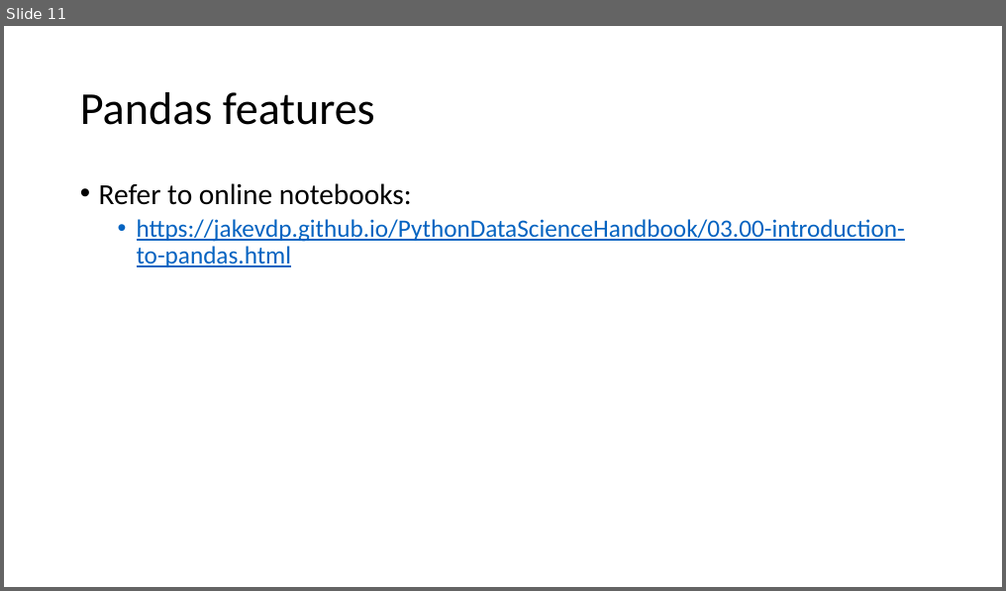
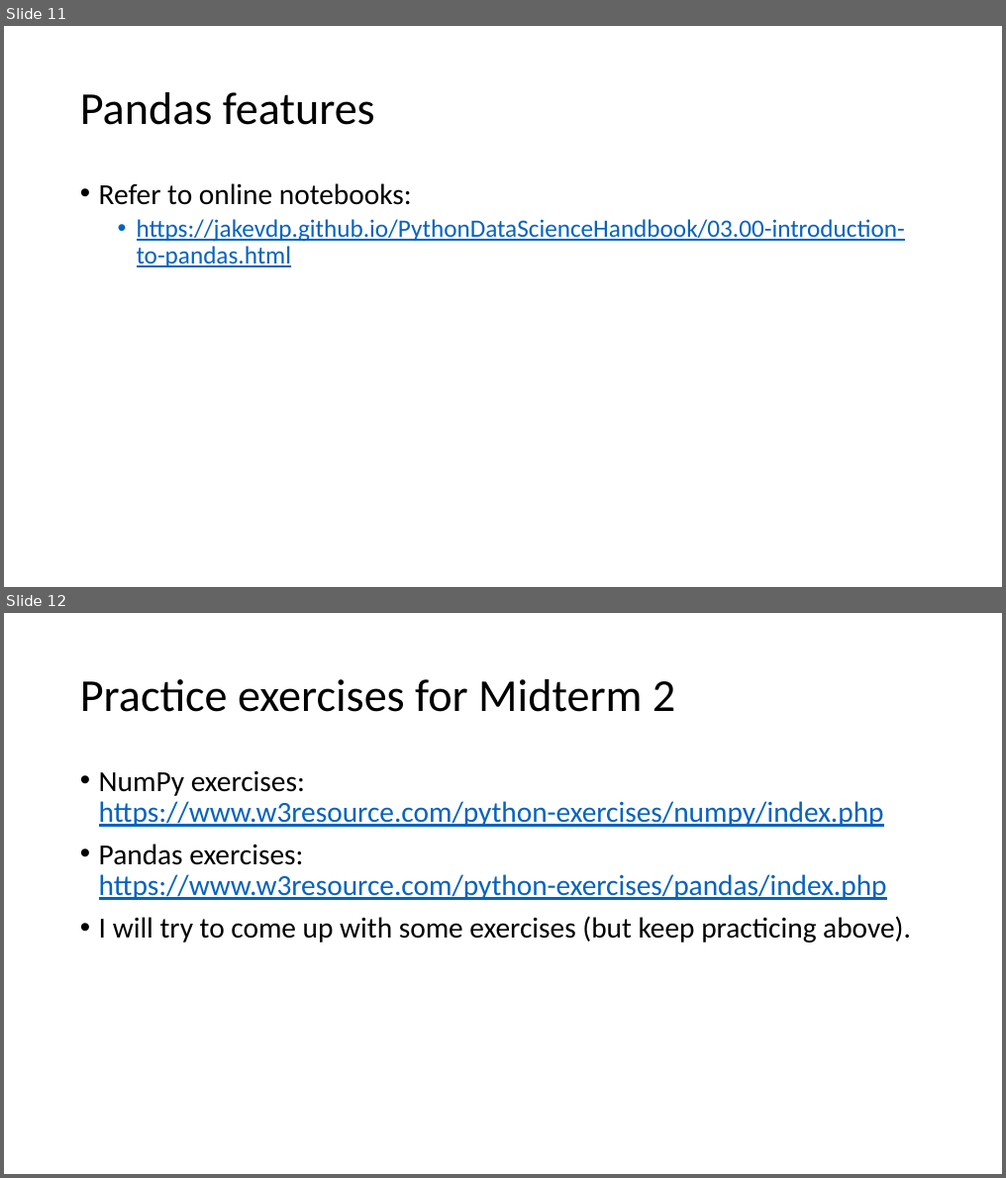
Before and after one commit to ppawar/ppawar.github.io, a slide deck: Spring2020/CSE351-S20/lectures/Python for Data Science - JakeVanderPlas.pptx. Shown one above the other, each under a label of ours: slide 11 before the commit, slides 11 and 12 after it. The pictures are 1006x591 and 1006x1178 pixels, drawn with LibreOffice and Linux fonts; fonts in the diff are those of the drawing. Boxes give left, top, right and bottom in pixels: in the first picture for what was removed or moved away, otherwise in the second. Text is boxed around its words. In the diff, an @@ line names an element or a change of style, - is before the commit and + after.

```diff
--- a/Spring2020/CSE351-S20/lectures/Python for Data Science - JakeVanderPlas.pptx
+++ b/Spring2020/CSE351-S20/lectures/Python for Data Science - JakeVanderPlas.pptx
@@ slide 12 added at box(4, 613, 1002, 1174), background #FFFFFF @@
@@ title added at box(80, 679, 675, 712), 44 pt, text #000000 @@
+Practice exercises for Midterm 2
@@ text added at box(99, 771, 911, 943), 28 pt, text #0563C1, underline @@
+• NumPy exercises: https://www.w3resource.com/python-exercises/numpy/index.php
+• Pandas exercises: https://www.w3resource.com/python-exercises/pandas/index.php
+• I will try to come up with some exercises (but keep practicing above).
```
Also in this commit, not shown: 2 other slides added.
